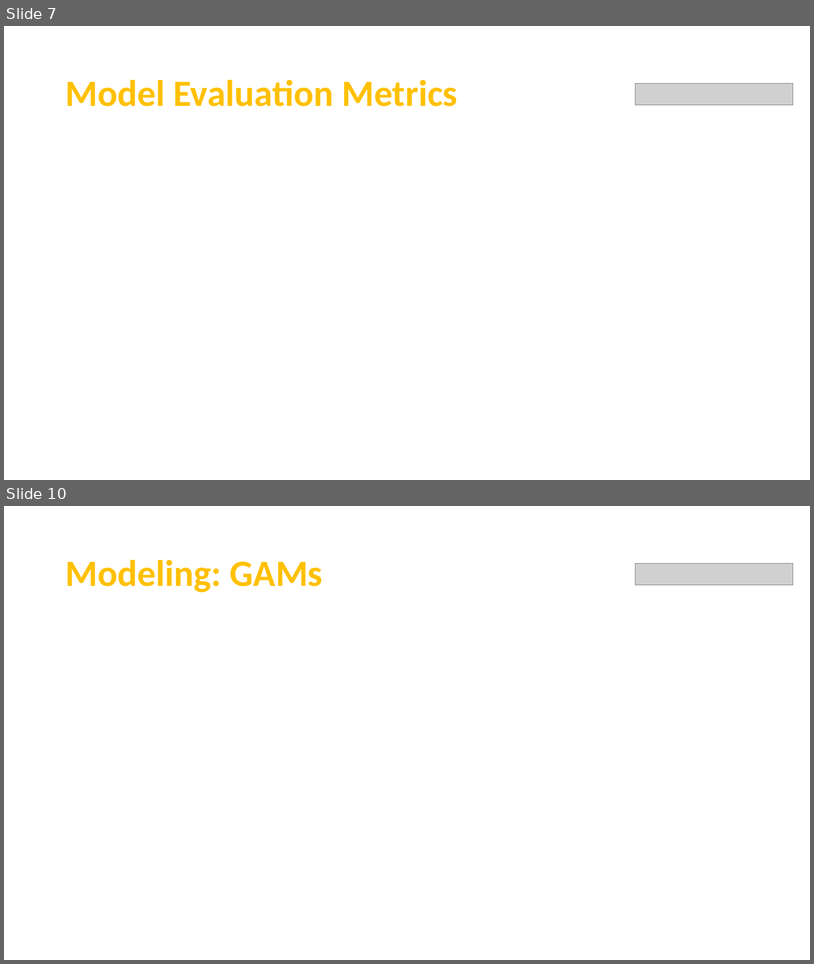
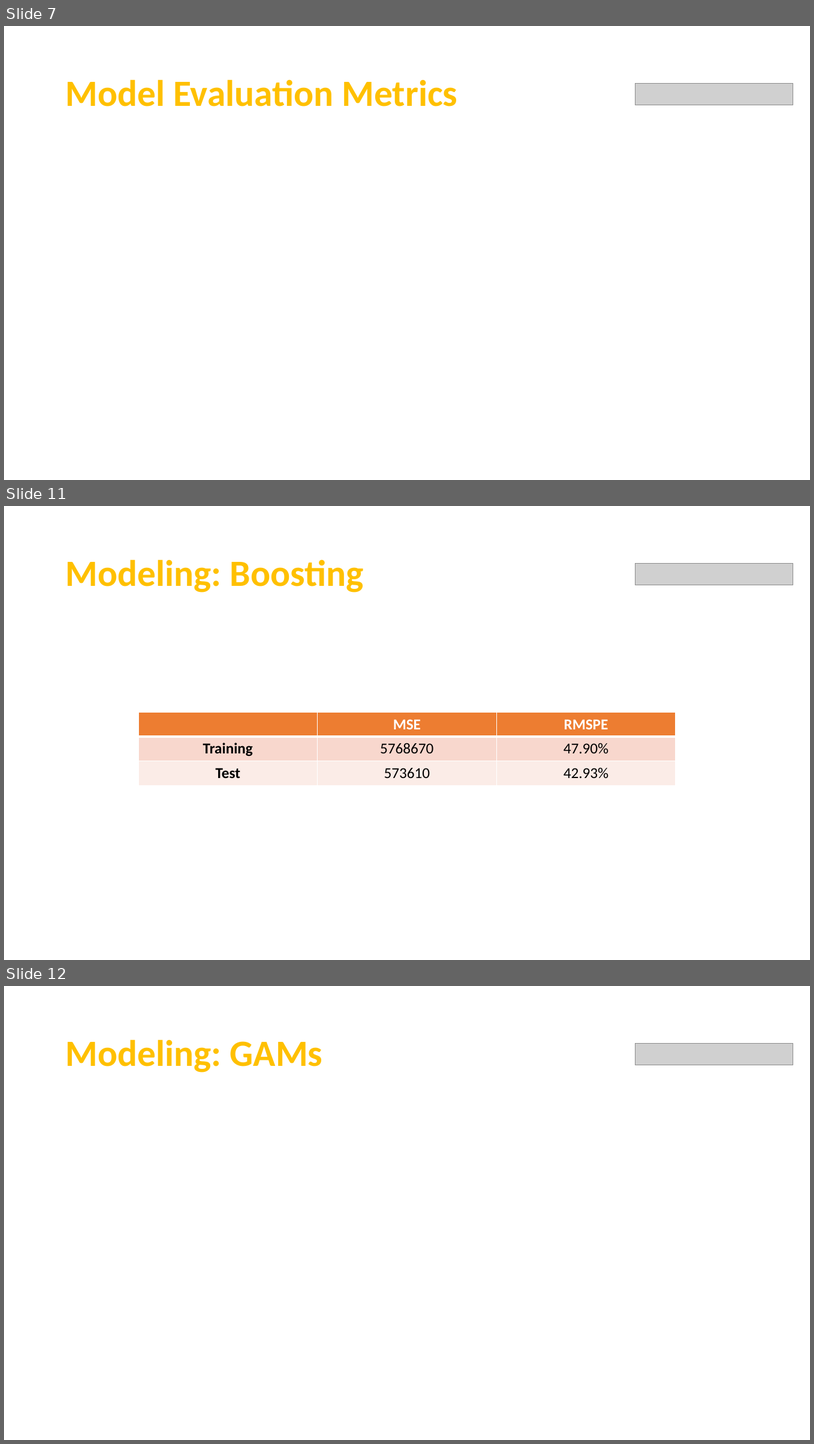
Before and after one commit to Team7-MSBA/Machine-Learning-Final-Project, a slide deck: FinalPresentation.pptx. Shown one above the other, each under a label of ours: slides 7 and 10 before the commit, slides 7, 11 and 12 after it; the slides between them are not shown. The pictures are 814x964 and 814x1444 pixels, drawn with LibreOffice and Linux fonts; fonts in the diff are those of the drawing; grey boxes stand for pictures. Boxes give left, top, right and bottom in pixels: in the first picture for what was removed or moved away, otherwise in the second. Text is boxed around its words. In the diff, an @@ line names an element or a change of style, - is before the commit and + after.

```diff
--- a/FinalPresentation.pptx
+++ b/FinalPresentation.pptx
@@ slide 11 added at box(4, 506, 810, 960), background #000000 @@
@@ rectangle added at box(4, 506, 810, 618), fill #FFFFFF @@
@@ title added at box(65, 559, 364, 592), 44 pt, text #FFC000, bold @@
+Modeling: Boosting
@@ picture added at box(636, 564, 794, 585) @@
@@ rectangle added at box(4, 618, 810, 960), fill #000000 @@
@@ table added at box(138, 712, 675, 786), 3 rows, 3 columns @@
+ | MSE | RMSPE
+Training | 5768670 | 47.90%
+Test | 573610 | 42.93%
@@ what was slide 10 is now slide 12 @@
```
Also in this commit, not shown: 1 slide changed, 2 other slides added, 1 slide removed.
